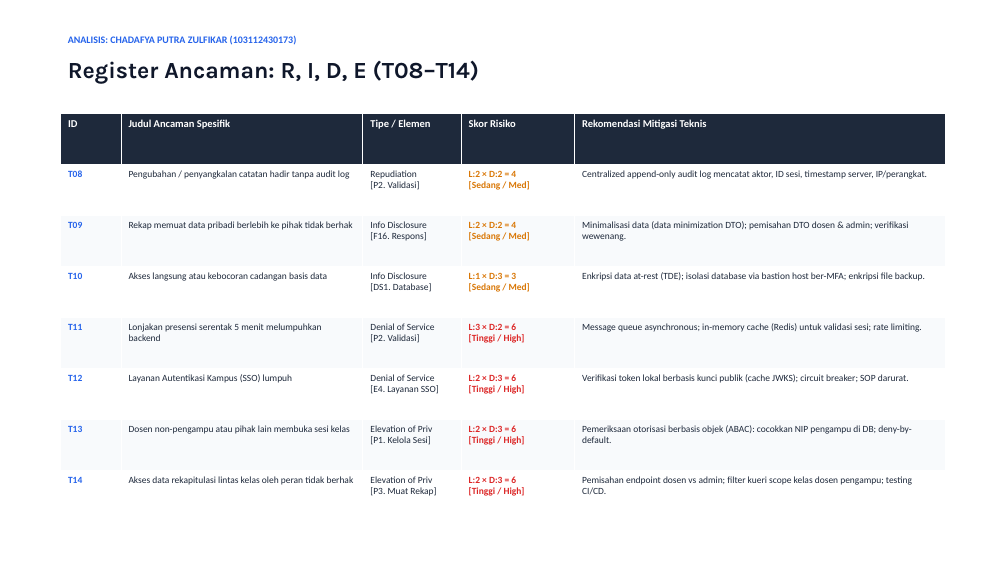
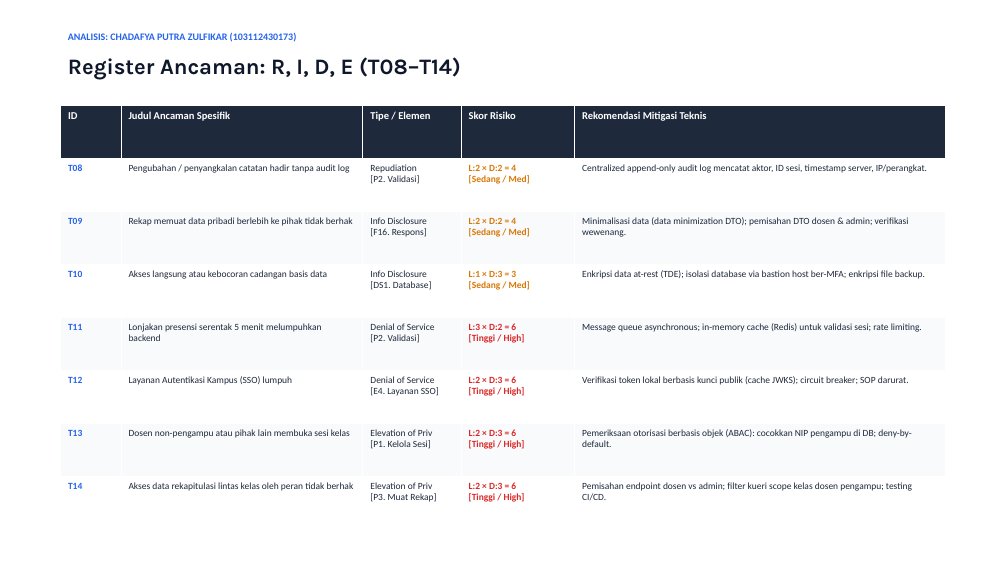
Before and after one commit to FatirGibran/Tugas-2-SIber, a slide deck: slide 8 of Presentasi_Threat_Modeling_Kasus_A_Presensi_QR.pptx. Drawn at 1008x567 pixels with LibreOffice and Linux fonts; fonts in the diff are those of the drawing. Boxes give left, top, right and bottom in pixels: in the first picture for what was removed or moved away, otherwise in the second. Text is boxed around its words. In the diff, an @@ line names an element or a change of style, - is before the commit and + after.

```diff
--- a/Presentasi_Threat_Modeling_Kasus_A_Presensi_QR.pptx
+++ b/Presentasi_Threat_Modeling_Kasus_A_Presensi_QR.pptx
@@ text "Register Ancaman: R, I, D, ..." at box(68, 57, 461, 80): size 22 to 21 pt @@
@@ table: place and size @@
-table at box(60, 113, 945, 522)
+table at box(60, 106, 945, 529)
```
Also in this commit, not shown: 9 other slides changed, 2 slides added, 1 slide removed, 1 other file.
